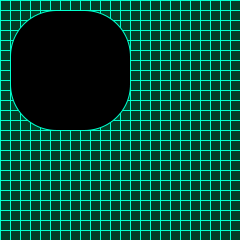
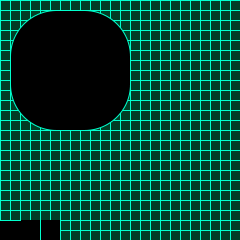
Before/after of a 240×240 layered artwork. What changed in the layer stack:
added layer "Layer 1" above "sonic" over [0, 220, 60, 240]
